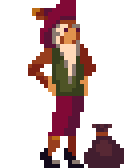
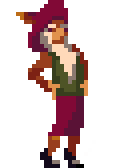
Revision of a layered w=136, h=168 image; what changed, layer by layer:
showed "Layer 8", painted on it over [16, 0, 124, 168]
hid "Layer 7", painted on it over [28, 0, 124, 168]
